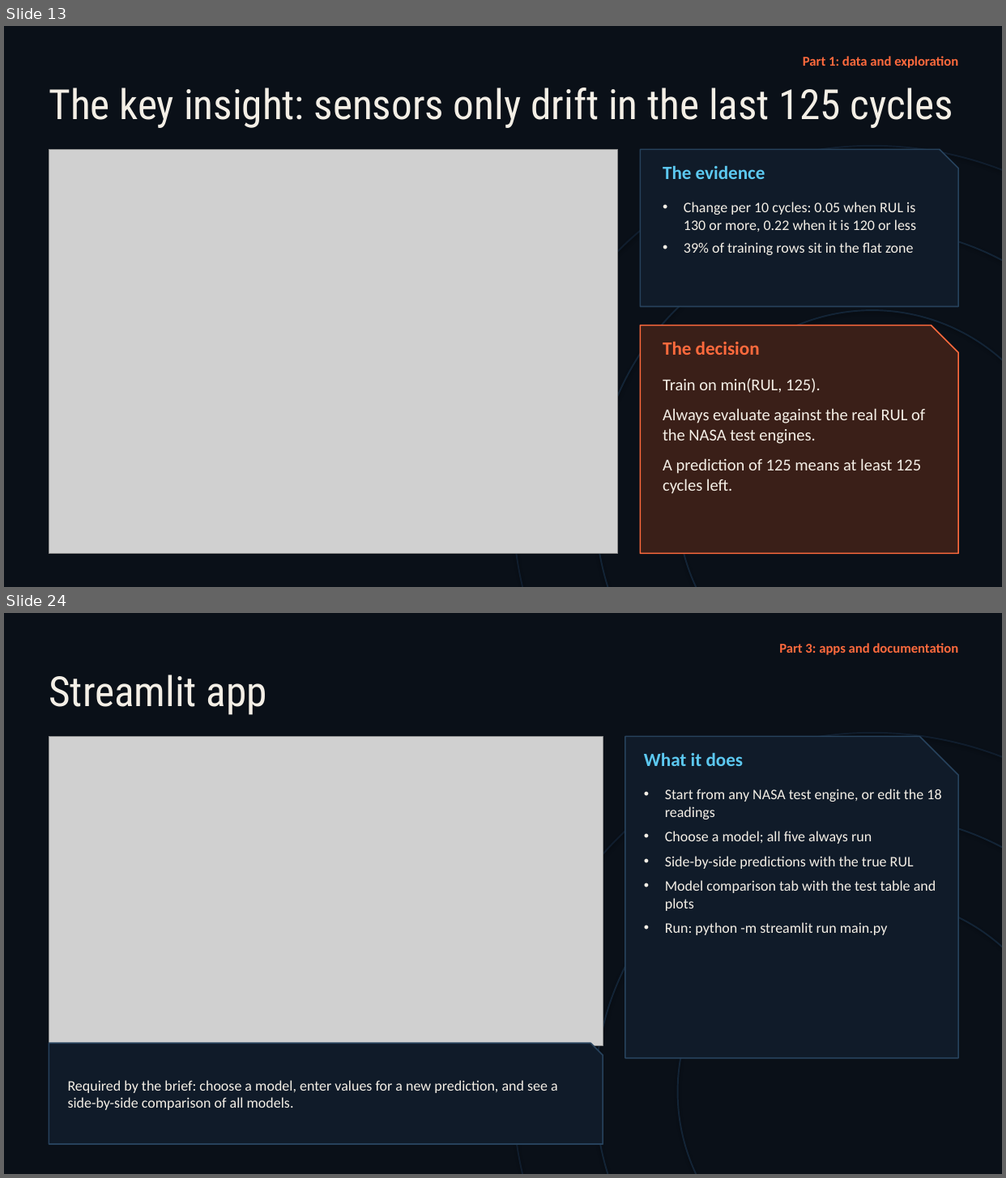
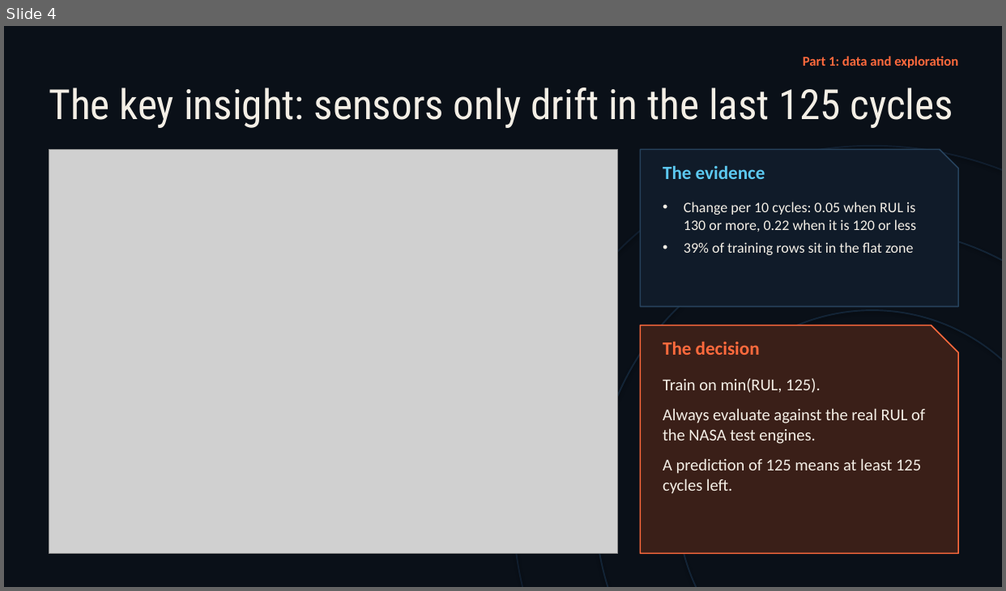
Before and after one commit to Shog7777/engine-rul-project, a slide deck: Presentation/Engine-RUL-Presentation.pptx. Shown one above the other, each under a label of ours: slides 13 and 24 before the commit, slide 4 after it; the slides between them are not shown. The pictures are 1006x1178 and 1006x591 pixels, drawn with LibreOffice and Linux fonts; fonts in the diff are those of the drawing; grey boxes stand for pictures. Boxes give left, top, right and bottom in pixels: in the first picture for what was removed or moved away, otherwise in the second. Text is boxed around its words. In the diff, an @@ line names an element or a change of style, - is before the commit and + after.

```diff
--- a/Presentation/Engine-RUL-Presentation.pptx
+++ b/Presentation/Engine-RUL-Presentation.pptx
@@ slide 24 removed at [4, 613, 1002, 1174], background #0A1018 @@
@@ text removed at [779, 643, 959, 655] @@
-Part 3: apps and documentation
@@ text removed at [49, 675, 267, 715] @@
-Streamlit app
@@ ellipse removed at [513, 733, 1002, 1174] @@
@@ picture removed at [49, 736, 603, 1046] @@
@@ snip rect removed at [625, 736, 958, 1059] @@
@@ text removed at [644, 753, 744, 766] @@
-What it does
@@ text removed at [665, 789, 941, 935] @@
-• Start from any NASA test engine, or edit the 18 readings
-• Choose a model; all five always run
-• Side-by-side predictions with the true RUL
-• Model comparison tab with the test table and plots
-• Run: python -m streamlit run main.py
@@ ellipse removed at [595, 815, 1002, 1174] @@
@@ ellipse removed at [678, 897, 1002, 1174] @@
@@ snip rect removed at [49, 1043, 603, 1144] @@
@@ text removed at [68, 1080, 558, 1110] @@
-Required by the brief: choose a model, enter values for a new prediction, and see a side-by-side comparison of all models.
@@ what was slide 13 is now slide 4 @@
```
Also in this commit, not shown: 6 slides changed, 2 slides added, 18 other slides removed, 1 other file.
